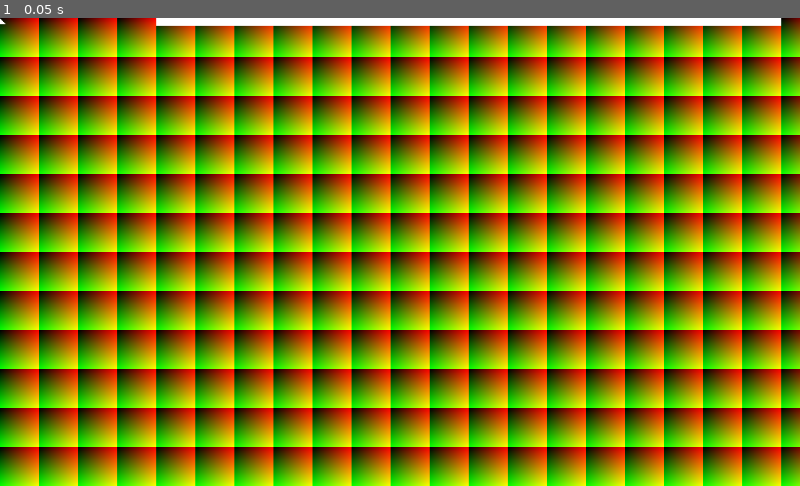
Above: before the commit, frame 1.
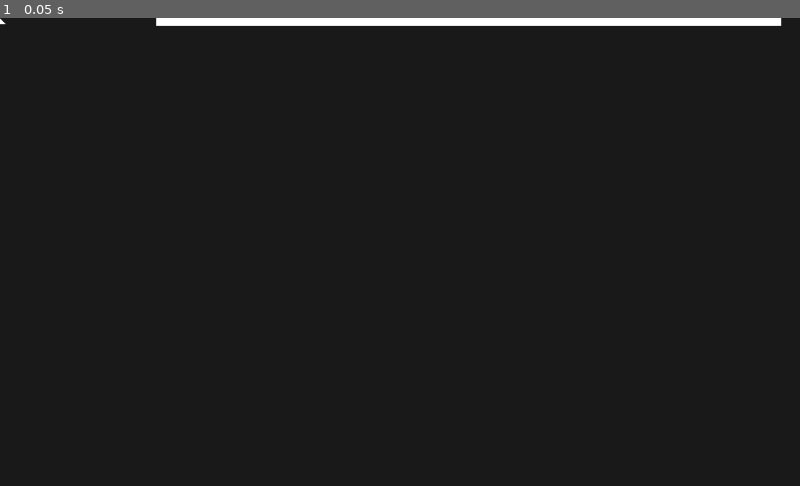
Above: after the commit, the same moment.

Repository: ShirleyNekoDev/GameJam-PortalBrawler
Game: Godot game, scene res://game/game.tscn
The game is run twice, just before and just after one commit, with the same random seed, the same clock (stepped at 60 frames per second) and the same inputs.
Inputs:
- Up to frame 1 (0.05 s): no input

The runs differ from the first frame. In frame 1, 99% of the frame differs, in the area x 0-100%, y 0-100%.

Commit message:
grayed out shader

Diff:
--- a/materials/background.shader
+++ b/materials/background.shader
@@ -5,6 +5,8 @@
 uniform vec4 BACKGROUND_COLOR: hint_color = vec4(vec3(0.0, 0.0, 1.0), 1.0);
 uniform vec4 GRID_COLOR: hint_color = vec4(vec3(1.0), 1.0);
 uniform vec2 GRID_SIZE = vec2(100.0, 100.0);
+
+uniform float TIME_FACTOR = 0.6;
 
 void vertex() {
 	world_pos = VERTEX;
@@ -14,5 +16,6 @@
 	vec2 grid_coords = fract(world_pos.xy * GRID_SIZE);
 //	distance(FRAGCOORD.xy, grid_coords);
 //	(cos(TIME * 0.2) + 1.0) *
-	COLOR = vec4(fract(world_pos.xy * 200.0), 0.0, 1.0);
+//	COLOR = vec4(vec3(fract(world_pos.xy * 200.0).x * fract(world_pos.xy * 200.0).y * sin(TIME / 10.0)), 1.0);
+	COLOR = vec4(vec3(sin(TIME * TIME_FACTOR) * sin(TIME * TIME_FACTOR) * sin(TIME * TIME_FACTOR)) * 0.1 + 0.1, 1.0);
 }
